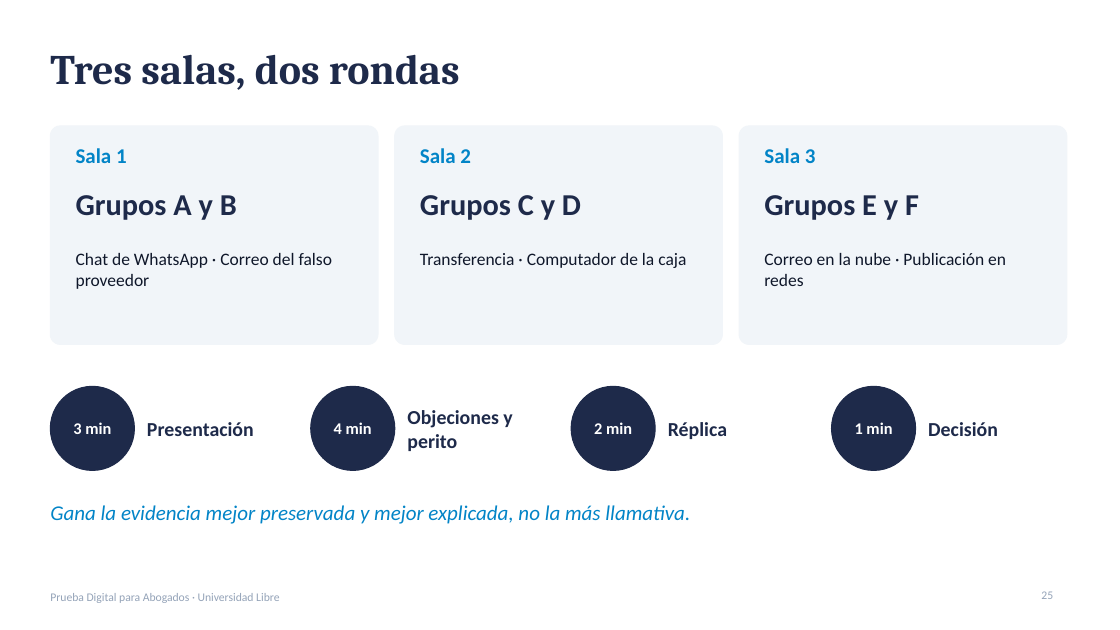
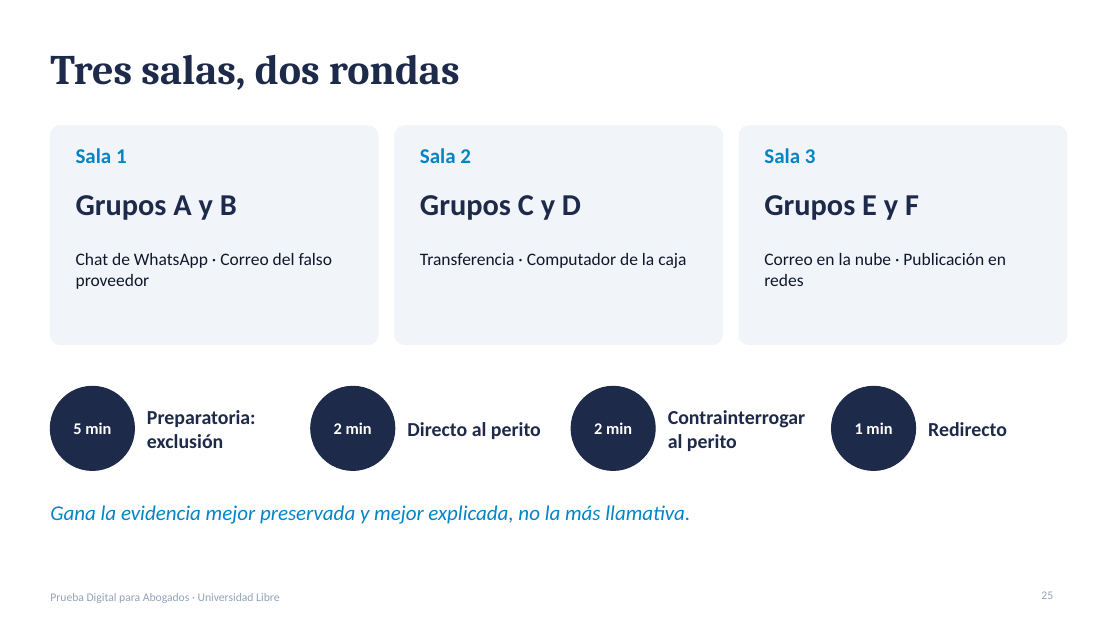
Before and after one commit to CertAcademico/cert-academico-by-redciber-org, a slide deck: slide 25 of materiales/prueba-digital/presentacion-prueba-digital-unilibre.pptx. Drawn at 1120x630 pixels with LibreOffice and Linux fonts; fonts in the diff are those of the drawing. Boxes give left, top, right and bottom in pixels: in the first picture for what was removed or moved away, otherwise in the second. Text is boxed around its words. In the diff, an @@ line names an element or a change of style, - is before the commit and + after.

```diff
--- a/materiales/prueba-digital/presentacion-prueba-digital-unilibre.pptx
+++ b/materiales/prueba-digital/presentacion-prueba-digital-unilibre.pptx
@@ text at <box>147,410,256,448</box>: text changed @@
-Presentación
+Preparatoria: exclusión
@@ text at <box>668,410,805,451</box>: text changed @@
-Réplica
+Contrainterrogar al perito
@@ text at <box>73,422,111,434</box>: text changed @@
-3 min
+5 min
@@ text at <box>334,422,372,434</box>: text changed @@
-4 min
+2 min
@@ text at <box>407,422,541,439</box>: text changed @@
-Objeciones y perito
+Directo al perito
@@ text at <box>928,422,1007,436</box>: text changed @@
-Decisión
+Redirecto
```
Also in this commit, not shown: 6 other slides changed, 1 slide added, 1 slide removed, 2 other files.
